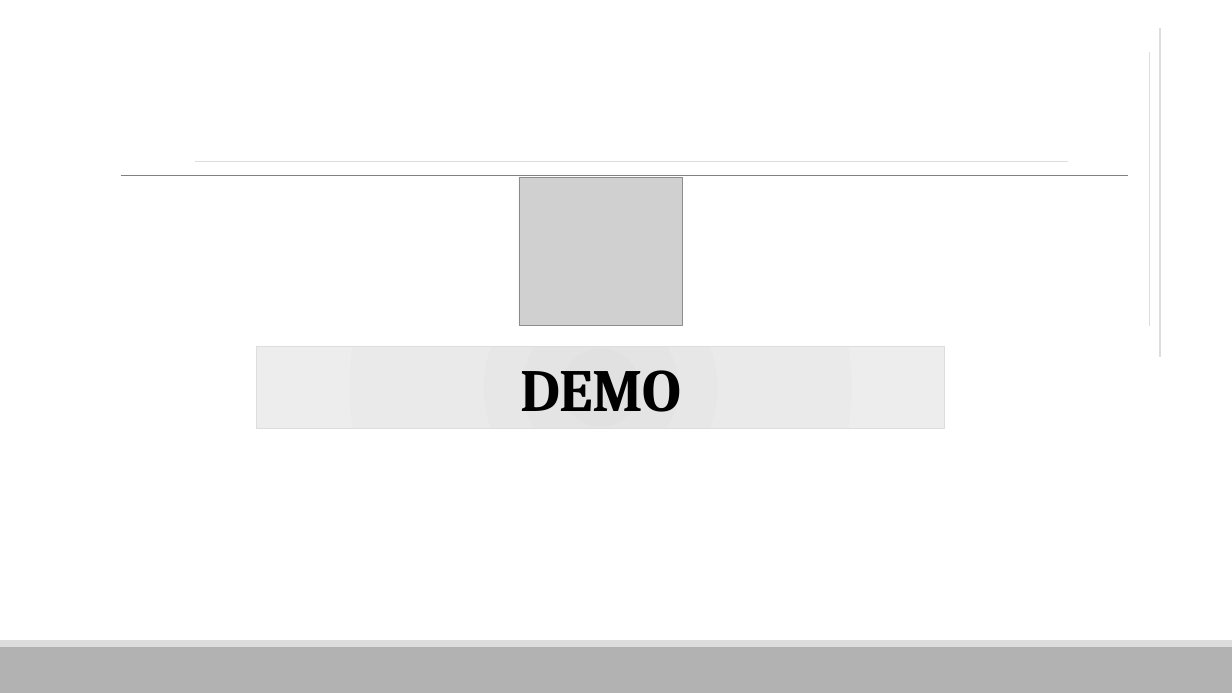
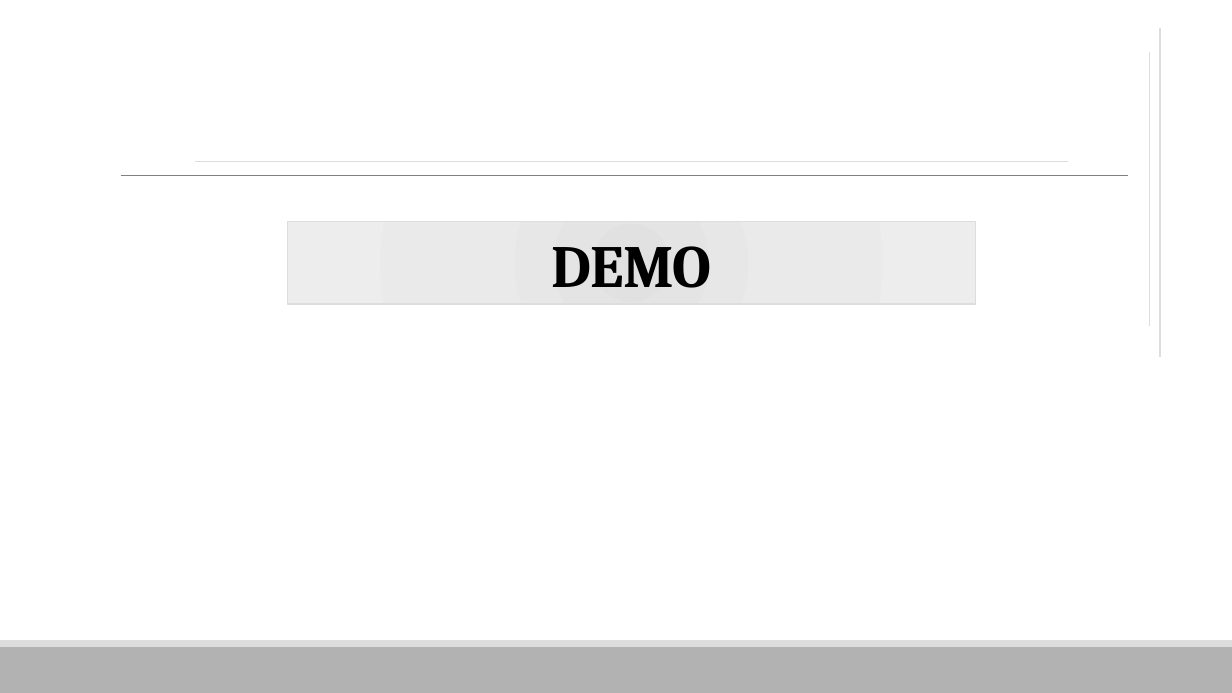
Before and after one commit to vnhabittracker/VHT-Server, a slide deck: slide 23 of VHT.pptx (slide 25 before the commit). Drawn at 1232x693 pixels with LibreOffice and Linux fonts; fonts in the diff are those of the drawing; grey boxes stand for pictures. Boxes give left, top, right and bottom in pixels: in the first picture for what was removed or moved away, otherwise in the second. Text is boxed around its words. In the diff, an @@ line names an element or a change of style, - is before the commit and + after.

```diff
--- a/VHT.pptx
+++ b/VHT.pptx
@@ picture removed at [519,177,683,326] @@
@@ title "DEMO": place and size @@
-title "DEMO" at [257,347,945,429]
+title "DEMO" at [287,222,975,304]
```
Also in this commit, not shown: 19 other slides changed, 4 slides added, 6 slides removed.
